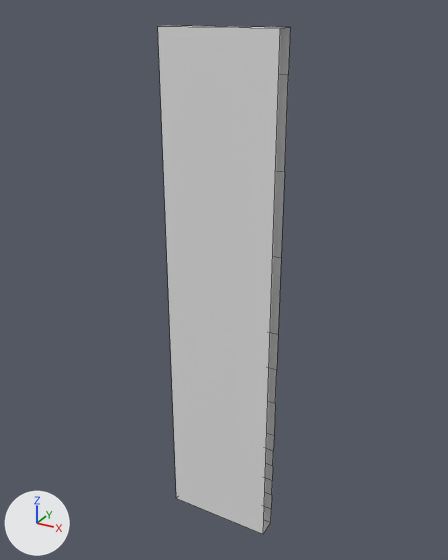
One commit to the FBX model Assets/Amir/Wall228/Wall228_var4.fbx: the scene before it, then after it.
Both versions are drawn from a 50 mm lens placed at (-58.58, 68.44, -1.43), pointed at (-72.91, 94.51, -14.46). Every picture has the same lights, and +X, +Y and +Z are marked at lower left. Mesh edges are drawn as thin lines. Where no turn or scale is listed for an object, it has been applied to the vertices.

The first picture shows 'Wall228_var4'.
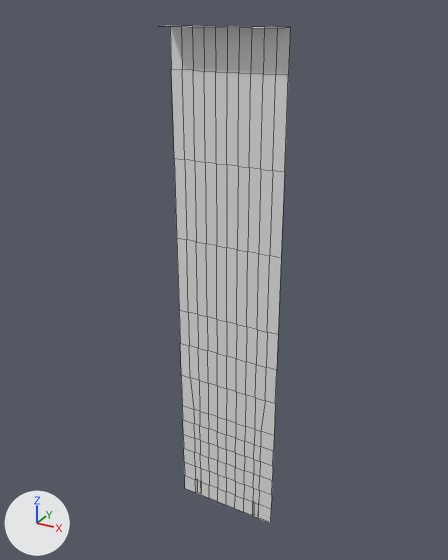
What the commit changed:
me_cube_059 has 166 vertices, 141 faces and spans x -3.0..3.0, y -0.5..0.6, z -0.3..27.0.
me_cube_059 is used by ob_wall228_var4; location (-72.68, 93.89, -29.19).
Verts and faces of me_cube_059; kept vertices keep their numbers, new ones are numbered from 166.
Before the commit, vertices of me_cube_059: 0 (-3.0, -0.5, -0.3) at pixel (176, 498), 1 (-3.0, -0.5, 27.0) at pixel (157, 26), 2 (-3.0, 0.5, -0.3), 4 (3.0, -0.5, -0.3) at pixel (263, 534), 5 (3.0, -0.5, 27.0) at pixel (280, 28).
Before the commit, vertices of me_cube_059: 6 (3.0, 0.5, -0.3) at pixel (270, 522), 14 (1.8, 0.5, -0.3), 15 (0.6, 0.5, -0.3), 16 (-0.6, 0.5, -0.3), 17 (-1.8, 0.5, -0.3).
Before the commit, vertices of me_cube_059: 88 (1.2, 0.5, -0.3), 102 (0.0, 0.5, -0.3), 116 (-1.2, 0.5, -0.3), 132 (2.2, 0.5, -0.3), 144 (-2.2, 0.5, -0.3).
Part 1, on me_cube_059:
Vertices deleted: 0, 4 (with the faces that use them).

Pixel boxes (x1, y1, x2, y2) of what changed, in the pictures (448 x 560 px):
'Wall228_var4', reshaped
    before: (158, 26, 290, 534)
    after: (170, 26, 290, 523)
part 1 of me_cube_059, deleted
    before: (158, 26, 280, 534)
